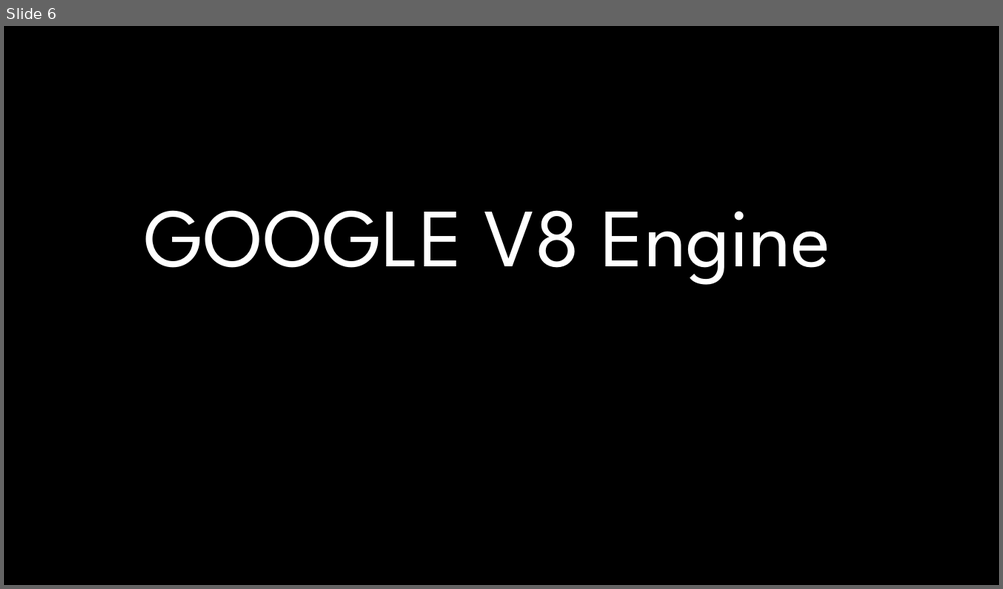
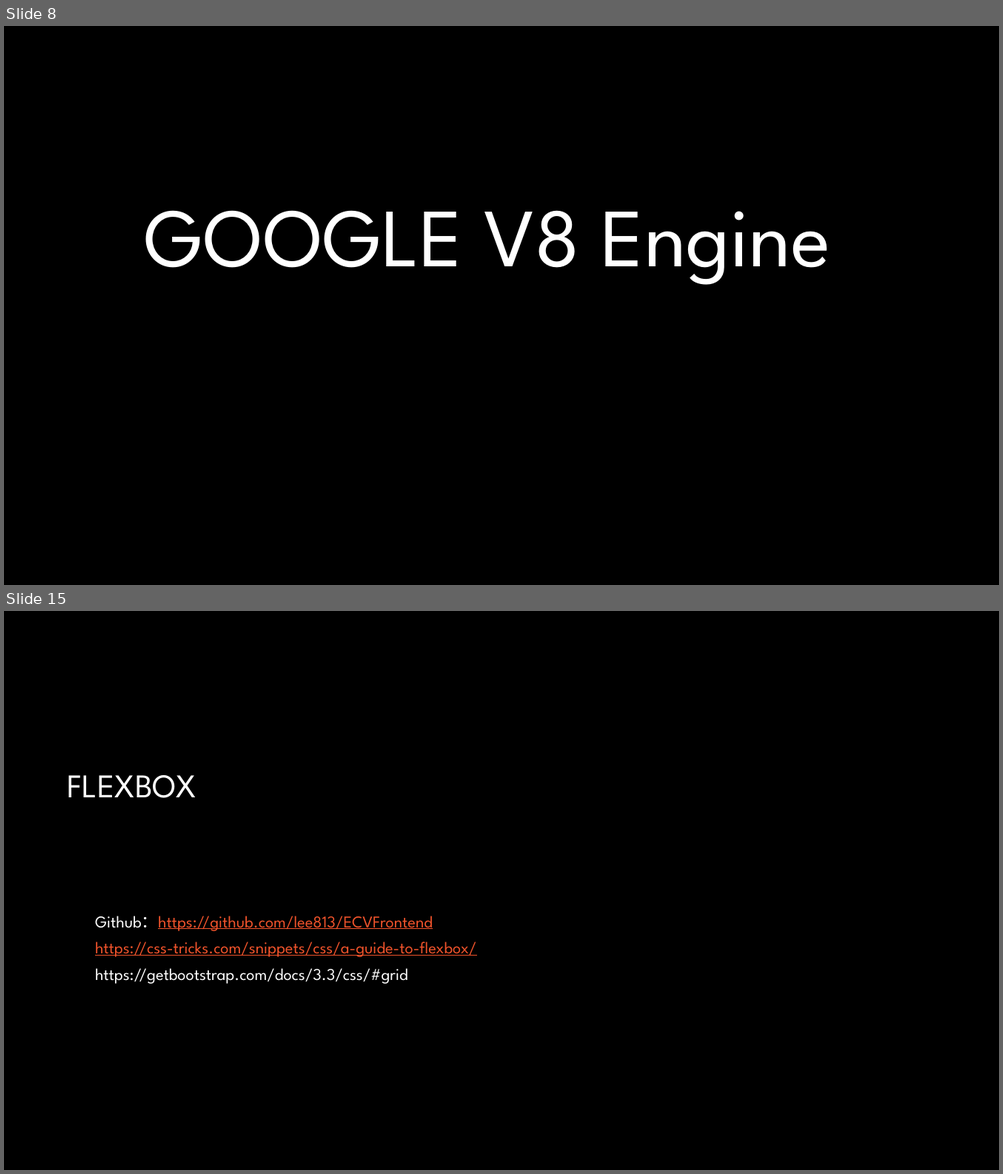
Before and after one commit to lee813/ECVFrontend, a slide deck: 前端课程.pptx. Shown one above the other, each under a label of ours: slide 6 before the commit, slides 8 and 15 after it; the slides between them are not shown. The pictures are 1003x589 and 1003x1174 pixels, drawn with LibreOffice and Linux fonts; fonts in the diff are those of the drawing; background and template pictures are left out. Boxes give left, top, right and bottom in pixels: in the first picture for what was removed or moved away, otherwise in the second. Text is boxed around its words. In the diff, an @@ line names an element or a change of style, - is before the commit and + after.

```diff
--- a/前端课程.pptx
+++ b/前端课程.pptx
@@ slide 15 added at (x1=4, y1=611, x2=999, y2=1170), background #000000 @@
@@ title added at (x1=68, y1=775, x2=196, y2=798), 32 pt, text #FFFFFF @@
+FLEXBOX
@@ text added at (x1=95, y1=916, x2=477, y2=984), 16 pt, text #F0532B, underline @@
+Github：https://github.com/lee813/ECVFrontend
+https://css-tricks.com/snippets/css/a-guide-to-flexbox/
+https://getbootstrap.com/docs/3.3/css/#grid
@@ what was slide 6 is now slide 8 @@
```
Also in this commit, not shown: 14 slides changed, 36 other slides added, 1 slide removed, 1 other file.
